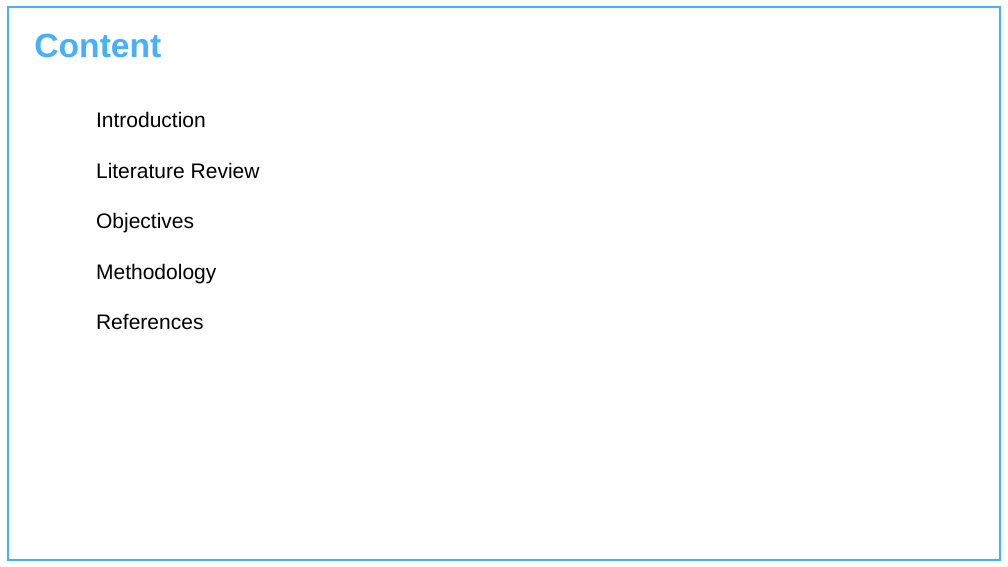
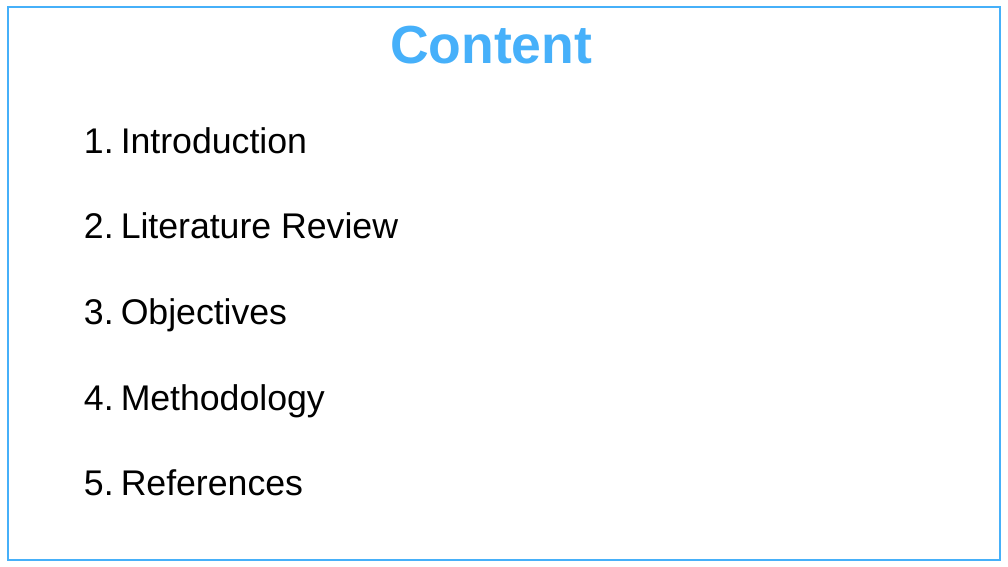
Before and after one commit to Charu-2718/TradeHelp, a slide deck: slide 2 of Documentation/1st presentation.pptx. Drawn at 1008x567 pixels with LibreOffice and Linux fonts; fonts in the diff are those of the drawing; background and template pictures are left out. Boxes give left, top, right and bottom in pixels: in the first picture for what was removed or moved away, otherwise in the second. Text is boxed around its words. In the diff, an @@ line names an element or a change of style, - is before the commit and + after.

```diff
--- a/Documentation/1st presentation.pptx
+++ b/Documentation/1st presentation.pptx
@@ text "Content": place and size @@
-text "Content" at [34,33,161,58]
+text "Content" at [390,25,592,64]
@@ text "Content" at [390,25,592,64]: size 32 to 51 pt; alignment left to centre; vertical alignment top to middle @@
@@ text "Introduction": place and size @@
-text "Introduction" at [96,111,260,330]
+text "Introduction" at [121,127,398,496]
@@ text "Introduction" at [121,127,398,496]: size 20 to 34 pt; bullet none to 1. @@
```
Also in this commit, not shown: 5 other slides changed, 4 slides added, 3 slides removed.
